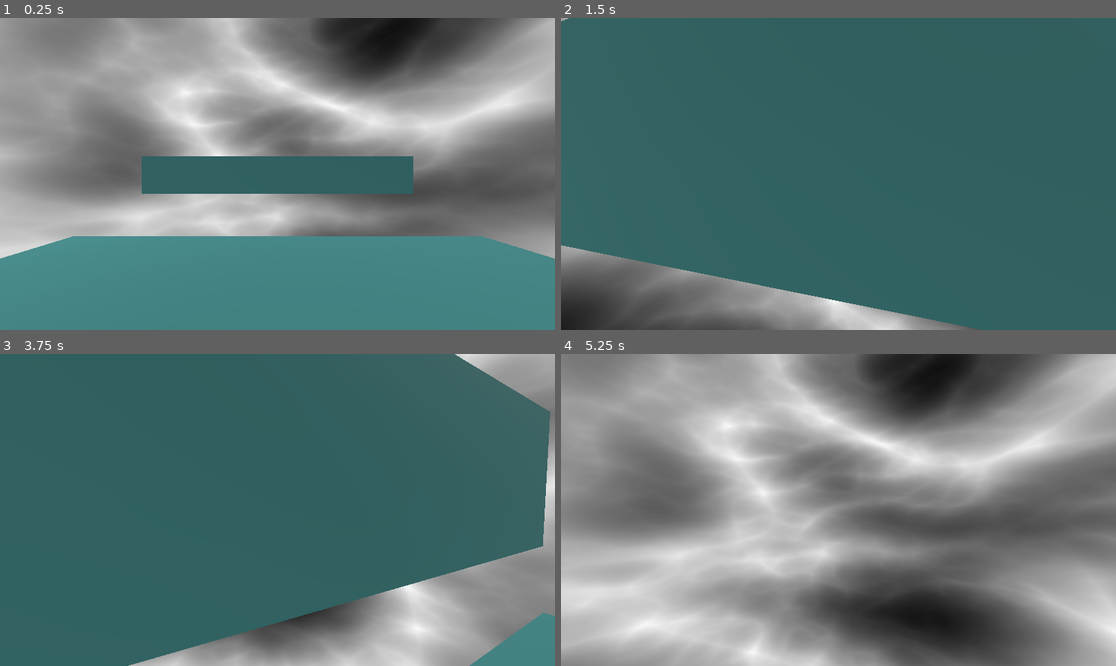
Above: before the commit, frames 1-4 (two rows, left to right).
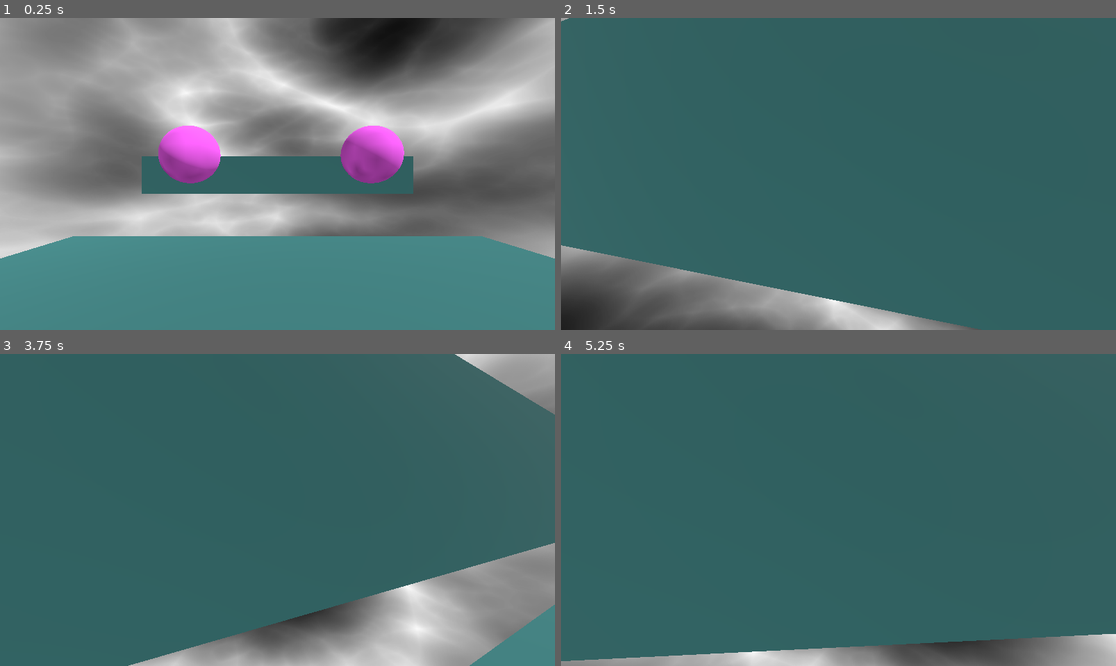
Above: after the commit, the same moments.

Repository: Schmizzle/CommunityGame
Game: Godot game, scene res://Levels/Gym/gym.tscn
Same seed, same stepped clock (60 frames per second), same inputs: the game is played once before the commit and once after it.
Inputs (mouse positions are in pixels of both pictures, inside the frame that each line leads up to):
- Up to frame 1 (0.25 s): no input
- Up to frame 2 (1.5 s): move the mouse to (866, 174) at 0.52 s; hold W (move-forward) from 0.53 s (still down); tap E (interact, bound only after the commit) at 0.6, 1.35 s; tap Space (jump) at 0.77 s; move the mouse to (810, 174) at 1.27 s
- Up to frame 3 (3.75 s): keep holding W (move-forward); tap Space (jump) at 1.52, 3.02 s; move the mouse to (288, 503) at 2.02 s; tap E (interact, bound only after the commit) at 2.1, 2.85, 3.6 s; tap Enter at 2.75 s; move the mouse to (271, 516) at 2.77 s; move the mouse to (316, 513) at 3.52 s
- Up to frame 4 (5.25 s): keep holding W (move-forward); tap Space (jump) at 3.77, 4.52 s; move the mouse to (794, 506) at 4.27 s; tap E (interact, bound only after the commit) at 4.35, 5.1 s; move the mouse to (844, 510) at 5.02 s

The runs differ from the first frame. In frame 1, 3.3% of the frame differs, in the area x 28-73%, y 34-54%; in frame 2, less than 0.1%; in frame 3, 0.7%; in frame 4, 94%, in the area x 0-100%, y 0-99%.

Commit message:
move stuff around and add interaction

Diff:
--- /dev/null
+++ b/community-game/Environment/Elements/General/InteractableComponent/interactable-component.tscn
@@ -0,0 +1,14 @@
+[gd_scene format=3 uid="uid://b3cuj7rpu1fl6"]
+
+[ext_resource type="Script" uid="uid://g4ni8nhuydxj" path="res://Environment/Elements/General/InteractableComponent/interactable_component.gd" id="1_p0go8"]
+
+[sub_resource type="BoxShape3D" id="BoxShape3D_c4c5c"]
+
+[node name="InteractableComponent" type="StaticBody3D" unique_id=1550476877]
+collision_layer = 8
+collision_mask = 0
+script = ExtResource("1_p0go8")
+
+[node name="CollisionShape3D" type="CollisionShape3D" parent="." unique_id=364242616]
+shape = SubResource("BoxShape3D_c4c5c")
+debug_color = Color(0, 0.6509804, 0.11372549, 1)
--- /dev/null
+++ b/community-game/Environment/Elements/General/InteractableComponent/interactable_component.gd
@@ -0,0 +1,8 @@
+extends StaticBody3D
+class_name InteractableComponent
+
+signal _interaction_signal
+
+
+func on_interacted() -> void:
+	_interaction_signal.emit()
--- /dev/null
+++ b/community-game/Environment/TestingStuff/test-interactable.tscn
@@ -0,0 +1,26 @@
+[gd_scene format=3 uid="uid://dith8khycdp61"]
+
+[ext_resource type="Script" uid="uid://djcvud4kn80nf" path="res://Environment/TestingStuff/test_interactable.gd" id="1_uxded"]
+[ext_resource type="PackedScene" uid="uid://b3cuj7rpu1fl6" path="res://Environment/Elements/General/InteractableComponent/interactable-component.tscn" id="2_snfgv"]
+
+[sub_resource type="SphereShape3D" id="SphereShape3D_m2o6v"]
+
+[sub_resource type="SphereMesh" id="SphereMesh_m2o6v"]
+
+[sub_resource type="StandardMaterial3D" id="StandardMaterial3D_m2o6v"]
+albedo_color = Color(1, 0.37254903, 1, 1)
+
+[node name="TestInteractable" type="StaticBody3D" unique_id=326215504]
+collision_mask = 2
+script = ExtResource("1_uxded")
+
+[node name="CollisionShape3D" type="CollisionShape3D" parent="." unique_id=1419968579]
+shape = SubResource("SphereShape3D_m2o6v")
+
+[node name="MeshInstance3D" type="MeshInstance3D" parent="." unique_id=20543677]
+mesh = SubResource("SphereMesh_m2o6v")
+surface_material_override/0 = SubResource("StandardMaterial3D_m2o6v")
+
+[node name="InteractableComponent" parent="." unique_id=1550476877 instance=ExtResource("2_snfgv")]
+
+[connection signal="_interaction_signal" from="InteractableComponent" to="." method="_on_interactable_component__interaction_signal"]
--- /dev/null
+++ b/community-game/Environment/TestingStuff/test_interactable.gd
@@ -0,0 +1,7 @@
+extends StaticBody3D
+
+@export var Message: String = "N/A"
+
+
+func _on_interactable_component__interaction_signal() -> void:
+	print(Message)
--- a/community-game/Levels/Gym/gym.tscn
+++ b/community-game/Levels/Gym/gym.tscn
@@ -1,7 +1,8 @@
 [gd_scene format=3 uid="uid://dxrnv4l03xrmv"]
 
-[ext_resource type="PackedScene" uid="uid://ba84msgb7twy3" path="res://Environment/Gym/basic-block.tscn" id="1_kit3i"]
+[ext_resource type="PackedScene" uid="uid://ba84msgb7twy3" path="res://Environment/TestingStuff/basic-block.tscn" id="1_kit3i"]
 [ext_resource type="PackedScene" uid="uid://dir4y2agytnmg" path="res://Player/player.tscn" id="2_5qgok"]
+[ext_resource type="PackedScene" uid="uid://dith8khycdp61" path="res://Environment/TestingStuff/test-interactable.tscn" id="3_0l8pt"]
 
 [sub_resource type="Gradient" id="Gradient_sa4en"]
 
@@ -38,11 +39,21 @@
 [node name="WorldEnvironment" type="WorldEnvironment" parent="." unique_id=1608423285]
 environment = SubResource("Environment_4jjoa")
 
-[node name="Node3D" parent="." unique_id=239868963 instance=ExtResource("1_kit3i")]
+[node name="Player" parent="." unique_id=1432177263 instance=ExtResource("2_5qgok")]
+transform = Transform3D(1, 0, 0, 0, 1, 0, 0, 0, 1, 0, 1.8487244, 0)
+
+[node name="Blocks" type="Node3D" parent="." unique_id=862098181]
+
+[node name="Node3D" parent="Blocks" unique_id=239868963 instance=ExtResource("1_kit3i")]
 transform = Transform3D(11.732837, 0, 0, 0, 1, 0, 0, 0, 11.732837, 0, -0.50626767, 0)
 
-[node name="Node3D2" parent="." unique_id=983906796 instance=ExtResource("1_kit3i")]
+[node name="Node3D2" parent="Blocks" unique_id=983906796 instance=ExtResource("1_kit3i")]
 transform = Transform3D(1, 0, 0, 0, 1, 0, 0, 0, 7.2789426, 5.955337, 1.7551073, 0)
 
-[node name="Player" parent="." unique_id=1432177263 instance=ExtResource("2_5qgok")]
-transform = Transform3D(1, 0, 0, 0, 1, 0, 0, 0, 1, 0, 1.8487244, 0)
+[node name="TestInteractable" parent="." unique_id=326215504 instance=ExtResource("3_0l8pt")]
+transform = Transform3D(1, 0, 0, 0, 1, 0, 0, 0, 1, 3.567909, 2.1201885, 1.6327581)
+Message = "This object always lies"
+
+[node name="TestInteractable2" parent="." unique_id=1737886960 instance=ExtResource("3_0l8pt")]
+transform = Transform3D(1, 0, 0, 0, 1, 0, 0, 0, 1, 3.567909, 2.1201885, -1.5182796)
+Message = "This object always tells the truth"
--- a/community-game/Player/player.gd
+++ b/community-game/Player/player.gd
@@ -14,6 +14,10 @@
 var Sensitivity: float = 0.3
 var LookRotation: Vector2 = Vector2.ZERO
 @export var CameraPivot: Node3D
+
+# Interacting variables
+@export var InteractCast: RayCast3D
+@export var InteractUI: Label
 
 
 func _ready() -> void:
@@ -56,6 +60,17 @@
 		get_tree().quit()
 #endregion
 
+#region Interacting
+	var DetectingInteractable: bool = InteractCast.get_collider() != null
+	InteractUI.visible = DetectingInteractable
+	var DetectedInteractable = InteractCast.get_collider()
+
+	if Input.is_action_just_pressed("interact") and DetectingInteractable:
+		InteractCast.get_collider().call("on_interacted")
+#endregion
+
+
+
 
 func _input(event):
 #region Getting mouse look data
--- a/community-game/Player/player.tscn
+++ b/community-game/Player/player.tscn
@@ -4,12 +4,19 @@
 
 [sub_resource type="CapsuleShape3D" id="CapsuleShape3D_b4nnr"]
 
-[node name="Player" type="CharacterBody3D" unique_id=1432177263 node_paths=PackedStringArray("CameraPivot")]
+[sub_resource type="LabelSettings" id="LabelSettings_l8h54"]
+font_size = 53
+outline_size = 28
+outline_color = Color(0, 0, 0, 1)
+
+[node name="Player" type="CharacterBody3D" unique_id=1432177263 node_paths=PackedStringArray("CameraPivot", "InteractCast", "InteractUI")]
 collision_layer = 2
 collision_mask = 5
 input_ray_pickable = false
 script = ExtResource("1_l8h54")
 CameraPivot = NodePath("Pivot")
+InteractCast = NodePath("Pivot/InteractCast")
+InteractUI = NodePath("InteractText")
 
 [node name="PlayerCollision" type="CollisionShape3D" parent="." unique_id=1736355451]
 shape = SubResource("CapsuleShape3D_b4nnr")
@@ -20,3 +27,23 @@
 
 [node name="Camera" type="Camera3D" parent="Pivot" unique_id=503390998]
 transform = Transform3D(-4.371139e-08, 0, -1, 0, 1, 0, 1, 0, -4.371139e-08, 0, 0, 0)
+
+[node name="InteractCast" type="RayCast3D" parent="Pivot" unique_id=1963017549]
+transform = Transform3D(1, 0, 0, 0, 1, 0, 0, 0, 1, 0, -0.031040609, 0)
+target_position = Vector3(2, 0, 0)
+collision_mask = 8
+
+[node name="InteractText" type="Label" parent="." unique_id=587150643]
+anchors_preset = 8
+anchor_left = 0.5
+anchor_top = 0.5
+anchor_right = 0.5
+anchor_bottom = 0.5
+offset_left = -15.0
+offset_top = 38.5
+offset_right = 15.0
+offset_bottom = 111.5
+grow_horizontal = 2
+grow_vertical = 2
+text = "E"
+label_settings = SubResource("LabelSettings_l8h54")
--- a/community-game/project.godot
+++ b/community-game/project.godot
@@ -47,6 +47,11 @@
 "events": [Object(InputEventKey,"resource_local_to_scene":false,"resource_name":"","device":-1,"window_id":0,"alt_press …(195 unchanged characters)…
 ]
 }
+interact={
+"deadzone": 0.2,
+"events": [Object(InputEventKey,"resource_local_to_scene":false,"resource_name":"","device":-1,"window_id":0,"alt_pressed":false,"shift_pressed":false,"ctrl_pressed":false,"meta_pressed":false,"pressed":false,"keycode":0,"physical_keycode":69,"key_label":0,"unicode":101,"location":0,"echo":false,"script":null)
+]
+}
 
 [layer_names]
 
Not shown, added: community-game/Environment/Elements/General/InteractableComponent/interactable_component.gd.uid
Renamed: community-game/Environment/Gym/basic-block.tscn -> community-game/Environment/TestingStuff/basic-block.tscn
Not shown, added: community-game/Environment/TestingStuff/test_interactable.gd.uid
